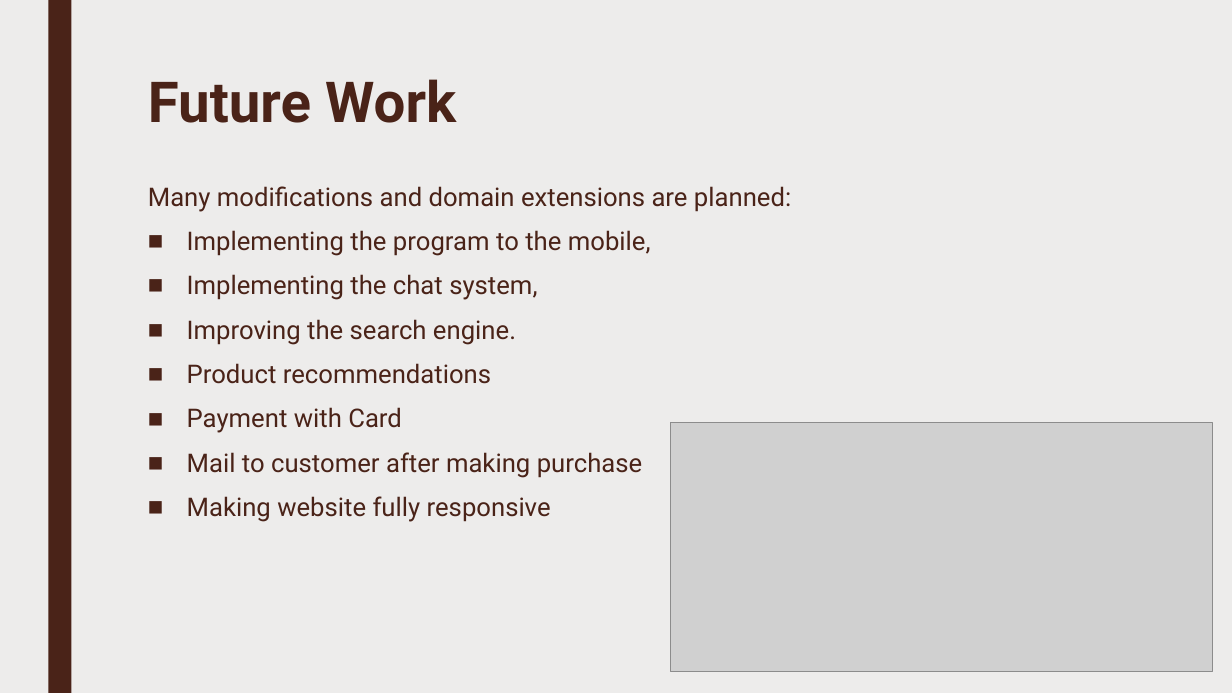
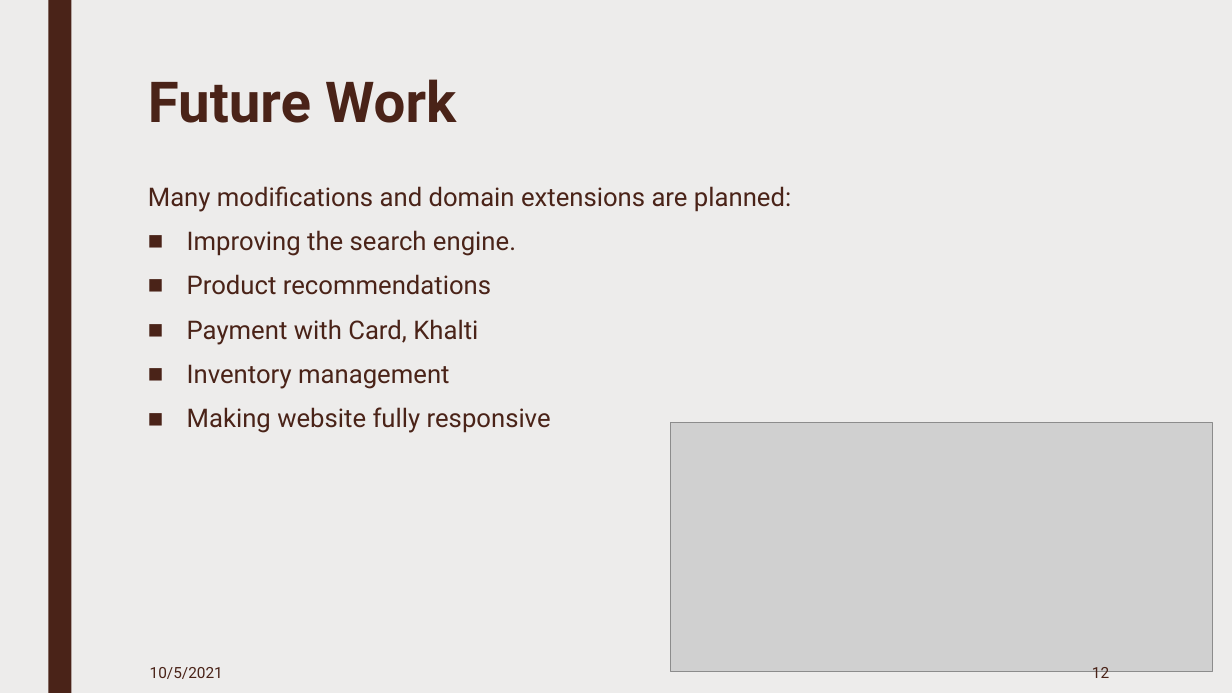
Before and after one commit to Aayushbasnet/New-Age-Shopping-New, a slide deck: slide 12 of Presentation on New Age Shopping.pptx (slide 14 before the commit). Drawn at 1232x693 pixels with LibreOffice and Linux fonts; fonts in the diff are those of the drawing; grey boxes stand for pictures. Boxes give left, top, right and bottom in pixels: in the first picture for what was removed or moved away, otherwise in the second. Text is boxed around its words. In the diff, an @@ line names an element or a change of style, - is before the commit and + after.

```diff
--- a/Presentation on New Age Shopping.pptx
+++ b/Presentation on New Age Shopping.pptx
@@ text at <box>187,230,651,300</box>: paragraphs removed @@
-■ Implementing the program to the mobile,
-■ Implementing the chat system,
@@ text at <box>187,319,478,389</box>: text changed @@
-■ Payment with Card
-■ Mail to customer after making purchase
+■ Payment with Card, Khalti
+■ Inventory management
@@ text added at <box>150,667,223,679</box>, 12 pt, text #4A2318 @@
+10/5/2021
@@ page number added at <box>1092,667,1109,678</box>, 12 pt, text #4A2318 @@
+12
```
Also in this commit, not shown: 11 other slides changed, 2 slides added, 3 slides removed, 48 other files.
